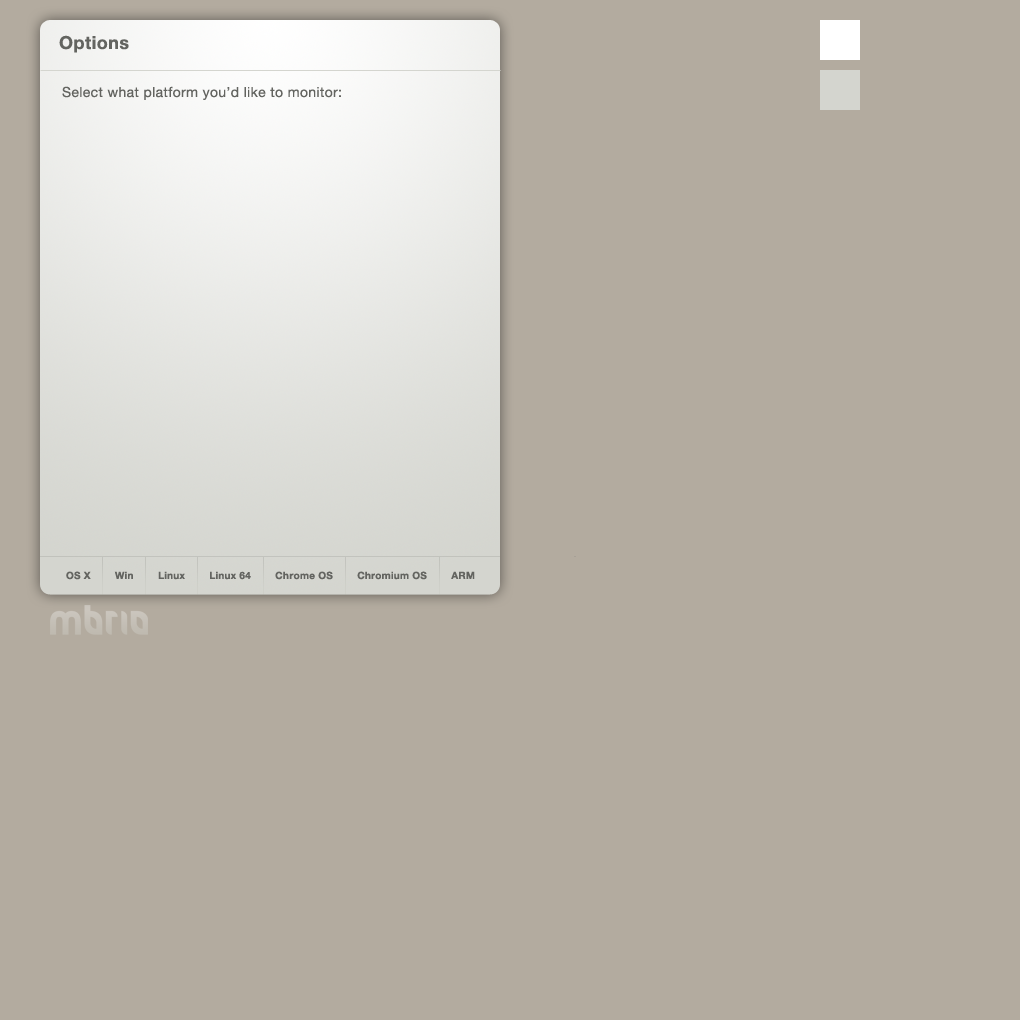
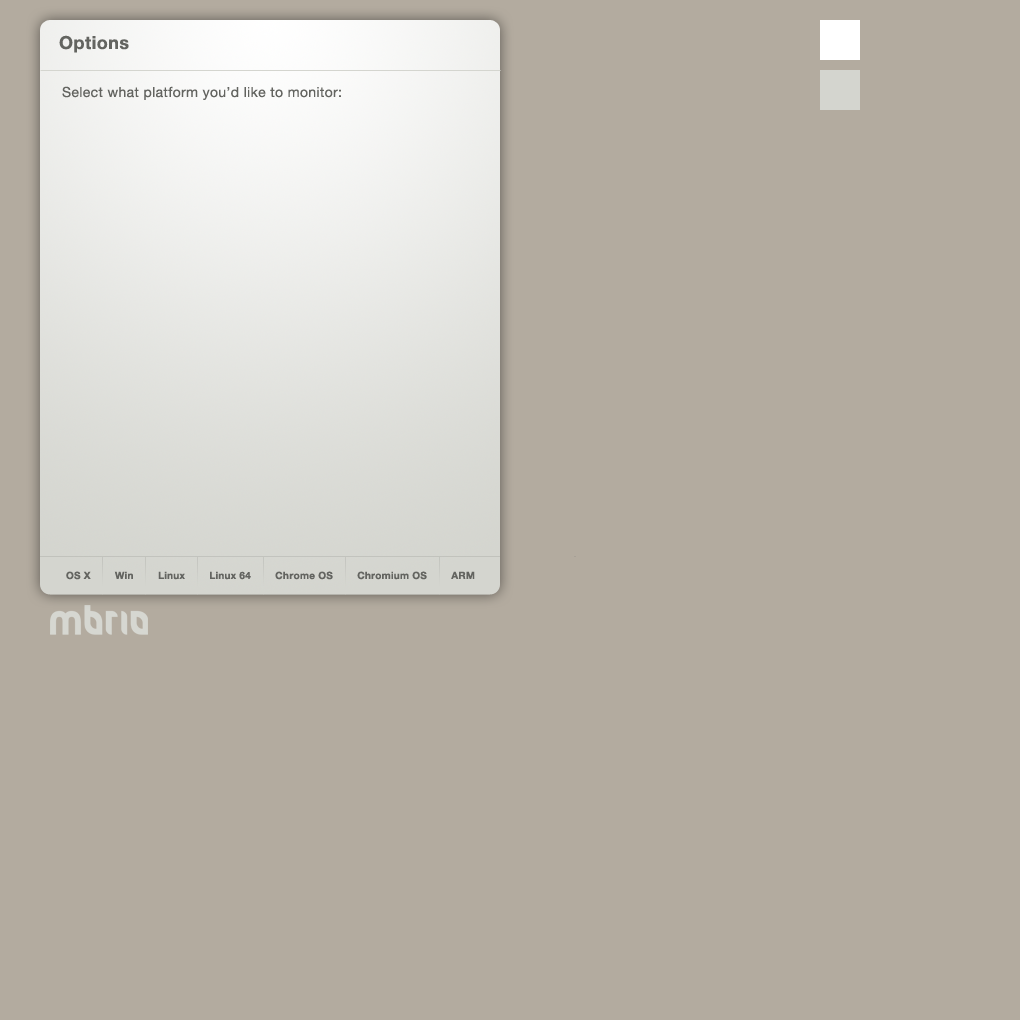
Layered file, before and after one edit (1020×1020). Changes by layer:
renamed "Layer 2 copy 5" to "Layer 2 copy 6", hid it over [102, 557, 440, 595]
added layer "Layer 3" in group "Layer 1" over [102, 557, 440, 595]
"Logo": opacity 34% → 100%, blend screen → normal, painted on it over [50, 557, 198, 635]
